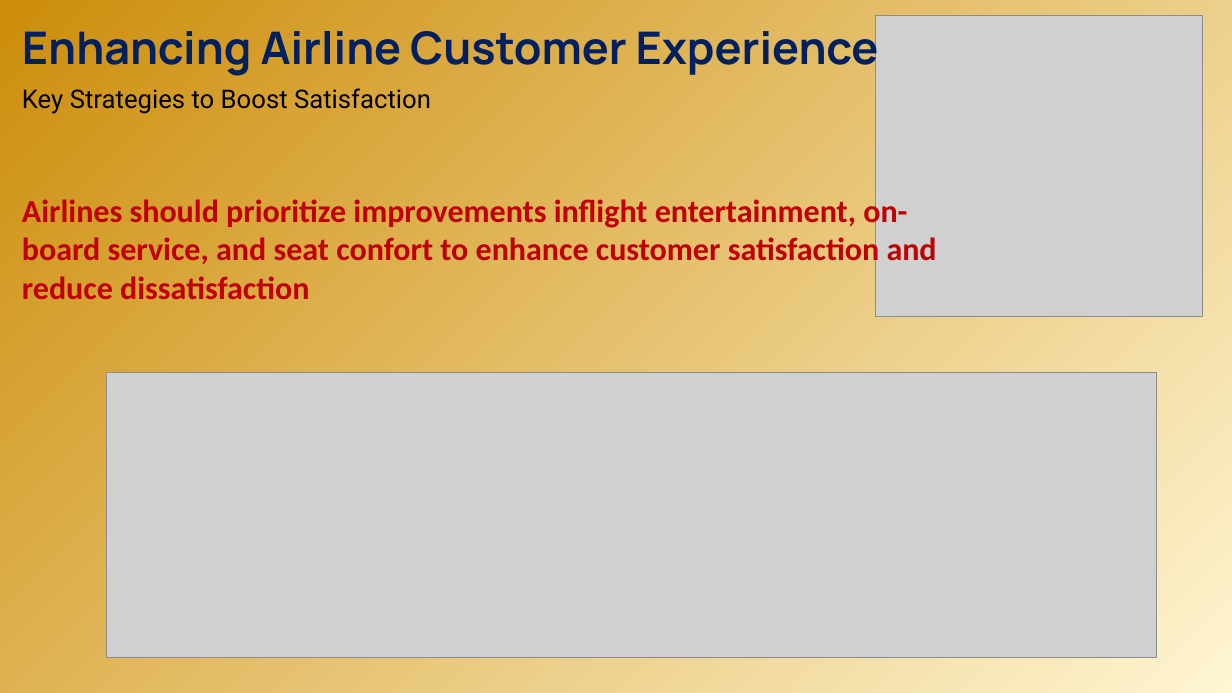
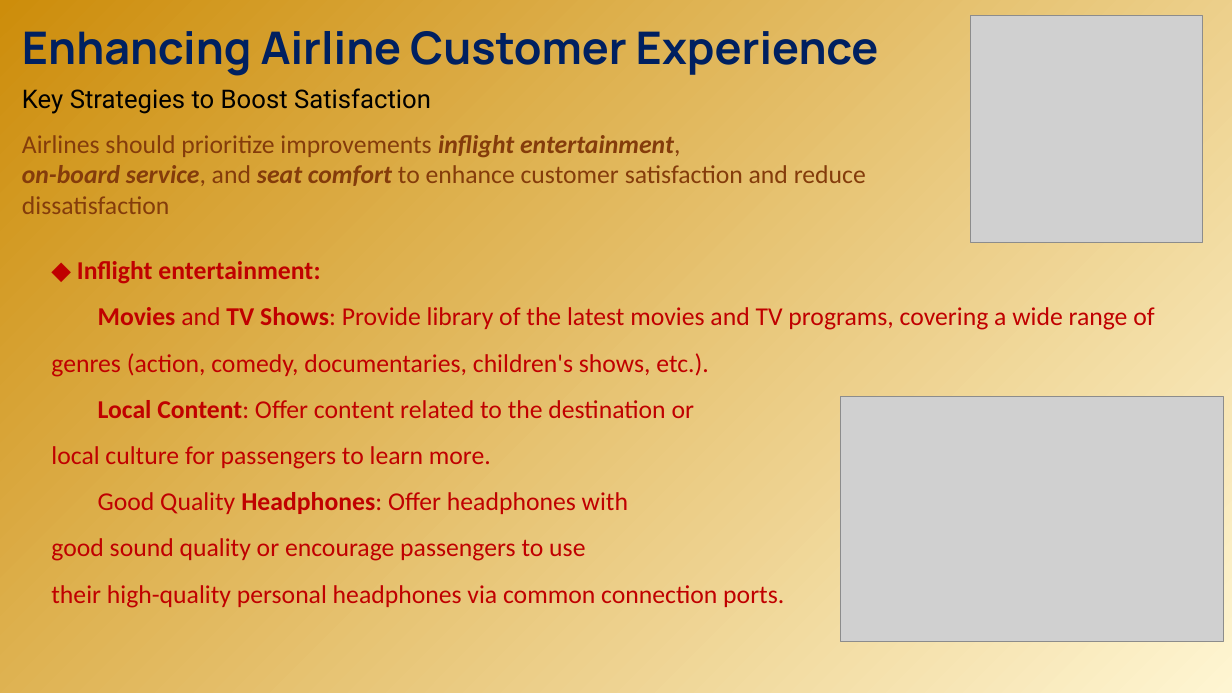
Before and after one commit to khoale1193/airline_customer_satisfaction, a slide deck: slide 15 of Final_Project_Airline_Customer_Satisfaction.pptx. Drawn at 1232x693 pixels with LibreOffice and Linux fonts; fonts in the diff are those of the drawing; grey boxes stand for pictures; background and template pictures are left out. Boxes give left, top, right and bottom in pixels: in the first picture for what was removed or moved away, otherwise in the second. Text is boxed around its words. In the diff, an @@ line names an element or a change of style, - is before the commit and + after.

Commit message:
Add initial implementation of airline customer satisfaction analysis

```diff
--- a/Final_Project_Airline_Customer_Satisfaction.pptx
+++ b/Final_Project_Airline_Customer_Satisfaction.pptx
@@ picture: place and size @@
-picture at <box>875,15,1202,317</box>
+picture at <box>970,15,1202,242</box>
@@ text at <box>22,135,866,214</box>: text changed; size 25 to 20 pt; text colour #C00000 to #843C0B; bold off @@
-Airlines should prioritize improvements inflight entertainment, on-board service, and seat confort to enhance customer satisfaction and reduce dissatisfaction
+Airlines should prioritize improvements inflight entertainment,
+on-board service, and seat comfort to enhance customer satisfaction and reduce dissatisfaction
@@ text added at <box>51,261,1154,608</box>, 20 pt, text #C00000 @@
+◆ Inflight entertainment:
+Movies and TV Shows: Provide library of the latest movies and TV programs, covering a wide range of genres (action, comedy, documentaries, children's shows, etc.).
+Local Content: Offer content related to the destination or
+local culture for passengers to learn more.
+Good Quality Headphones: Offer headphones with
+good sound quality or encourage passengers to use
+their high-quality personal headphones via common connection ports.
@@ picture removed at <box>106,372,1156,658</box> @@
@@ picture added at <box>841,397,1224,642</box> @@
```
Also in this commit, not shown: 1 other slide changed, 3 slides added.
